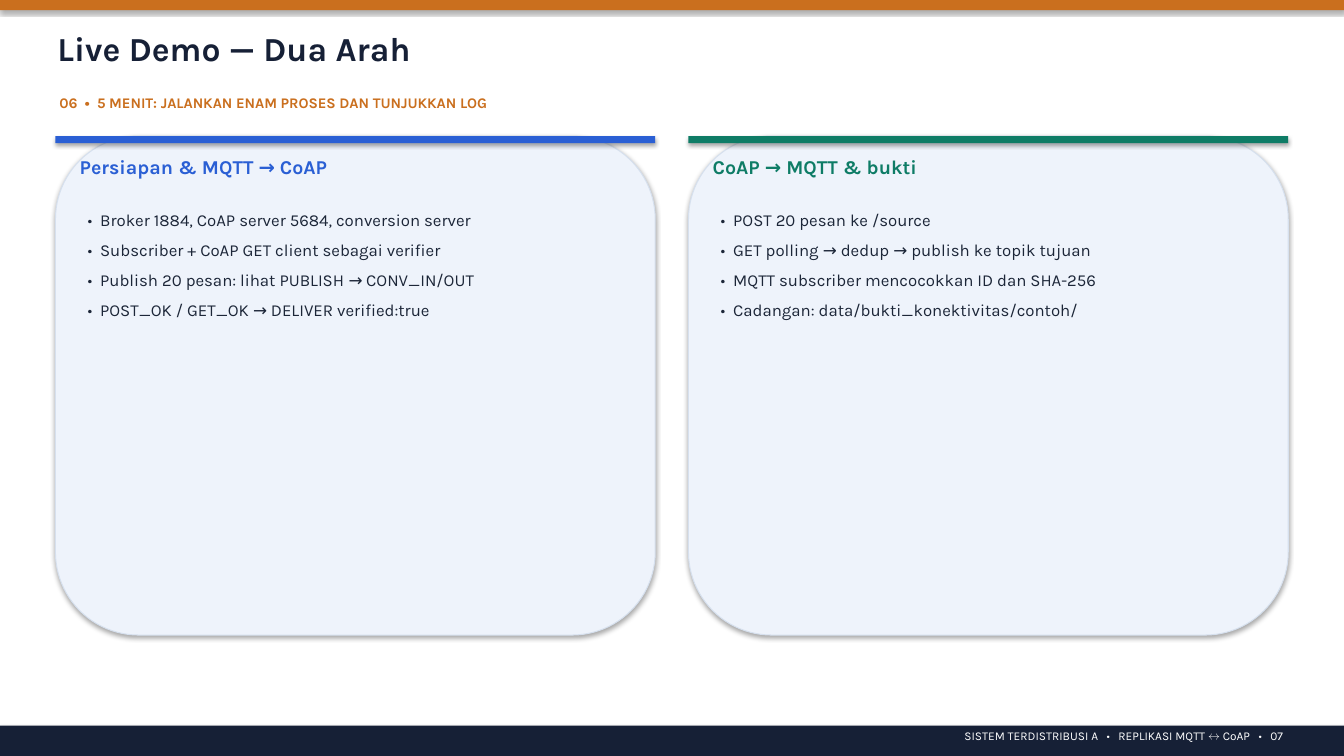
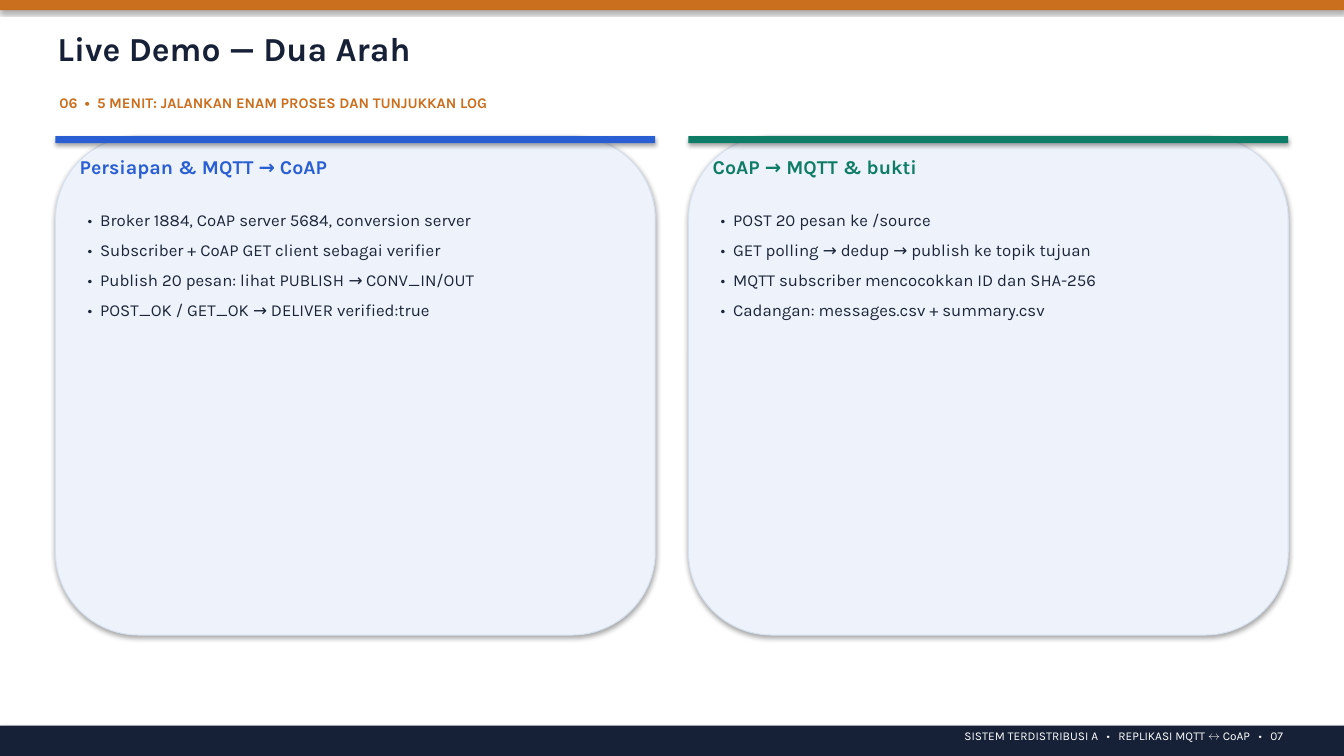
Before and after one commit to bangdhidotcom/sistem-terdistribusi-mqtt-coap, a slide deck: slide 7 of slide/Slide_Presentasi.pptx. Drawn at 1344x756 pixels with LibreOffice and Linux fonts; fonts in the diff are those of the drawing. Boxes give left, top, right and bottom in pixels: in the first picture for what was removed or moved away, otherwise in the second. Text is boxed around its words. In the diff, an @@ line names an element or a change of style, - is before the commit and + after.

```diff
--- a/slide/Slide_Presentasi.pptx
+++ b/slide/Slide_Presentasi.pptx
@@ text at bbox=[733, 304, 1044, 320]: text changed @@
-• Cadangan: data/bukti_konektivitas/contoh/
+• Cadangan: messages.csv + summary.csv
```
Also in this commit, not shown: 48 other files.
